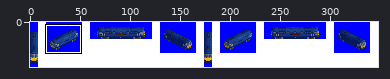
Edited in one commit: sprite sheet (gfx_vox/Locomotive_Diesel/BR52_Western/BR52_Western_BRBlue_Small_Yellow_1x_8bpp.png). The picture above shows the old version from afar; the outline marks the close-up.
Close-up. As it was:
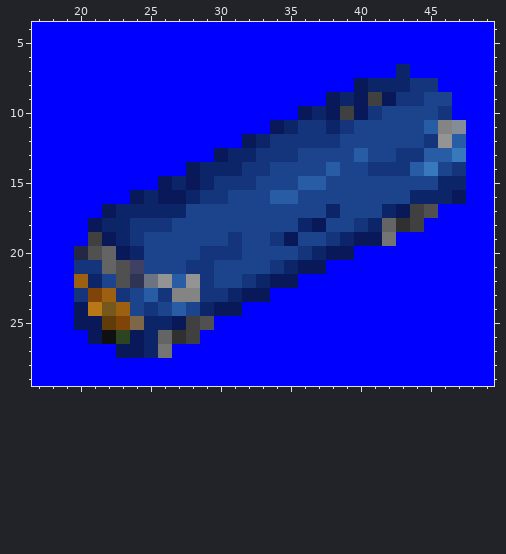
The file is 348x45 pixels. Colours within 5 levels of each other are drawn and written as one. Shown: x 17..49, y 4..29. The commit also changed other parts of the picture, which this record leaves out.
After the commit:
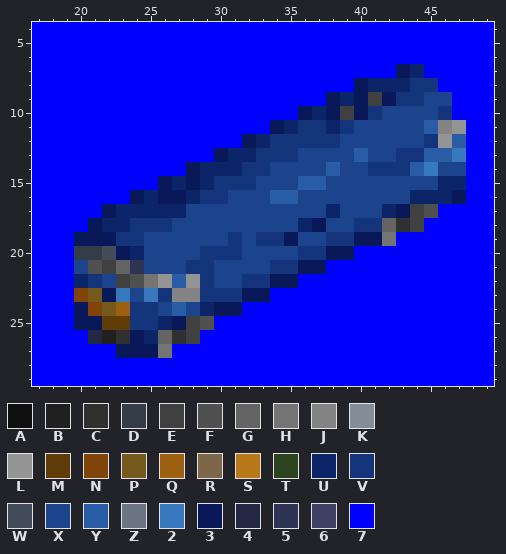
Palette (. is transparent): A #101010  B #202020  C #303030  D #343c48  E #404040  F #505050  G #646464  H #747474  J #848484  K #848c98  L #949494  M #603c08  N #804408  P #74581c  Q #9c6010  R #7c6848  S #b87818  T #2c4420  U #0c2468  V #14347c  W #444c5c  X #1c448c  Y #285ca4  Z #6c7484  2 #3878bc  3 #081858  4 #242844  5 #303454  6 #404064  7 #0000ff
What changed:
y 7: x 43..44 U7 -> 3U
y 11: x 47 K -> L
y 14: x 47 V -> X
y 18: x 41 U -> V
y 19: x 20..21 7E -> 33; x 23 U -> V; x 33 X -> V; x 39 U -> V
y 20: x 20..22 4FG -> DDW; x 37 U -> V
y 21: x 20..24 VVGF6 -> XFEG5; x 35 U -> V
y 22: x 20..21 QU -> UV; x 23..25 F5Z -> EFH; x 33 U -> V
y 23: x 20..23 VNQV -> NP32; x 25 Y -> 2; x 31 U -> V
y 24: x 21 S -> N; x 24 X -> V
y 25: x 23..25 NRU -> MVV
y 26: x 21..23 3AT -> 4BC
y 27: x 25 U -> 3
Pixel boxes of the changes (left, top, right, bottom) in both close-ups:
changed: (396, 64, 466, 176)
changed: (228, 218, 382, 302)
changed: (74, 232, 158, 358)
